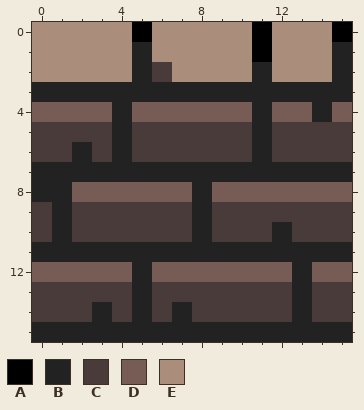
Pixel-art sprite: Legend_Of_Knight/Resources/Tilemap/Walls/CornerWallUpLeft.png. That is the earlier state.
The file is 16x16 pixels.
Palette (. is transparent): A #000000  B #222222  C #483b3a  D #775c55  E #aa8d7a
Pixels before, first column x 0:
 0 EEEEEAEEEEEAEEEA
 1 EEEEEBEEEEEAEEEB
 2 EEEEEBCEEEEBEEEB
 3 BBBBBBBBBBBBBBBB
 4 DDDDBDDDDDDBDDBD
 5 CCCCBCCCCCCBCCCC
 6 CCBCBCCCCCCBCCCC
 7 BBBBBBBBBBBBBBBB
 8 BBDDDDDDBDDDDDDD
 9 CBCCCCCCBCCCCCCC
10 CBCCCCCCBCCCBCCC
11 BBBBBBBBBBBBBBBB
12 DDDDDBDDDDDDDBDD
13 CCCCCBCCCCCCCBCC
14 CCCBCBCBCCCCCBCC
15 BBBBBBBBBBBBBBBB
And afterwards:
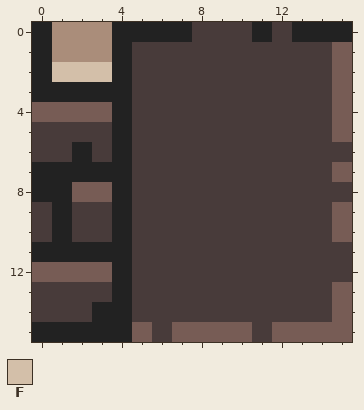
Colours new in this view: F #d3bfa9
Difference:
Colour A gives way to colour B in row 0 at x 5, 11 and 15.
Colour C gives way to colour B in rows 9 to 10 at x 4; in rows 13 to 14 at x 4.
Colour D gives way to colour B in row 8 at x 4; in row 12 at x 4.
Colour E gives way to colour B in row 0 at x 0, 4, 6 to 7 and 13 to 14; in rows 1 to 2 at x 0 and 4.
Colour A gives way to colour C in row 1 at x 11.
Colour B gives way to colour C in row 1 at x 5; in row 2 at x 5 and 11; in row 3 at x 5 to 14; in row 4 at x 11 and 14; in rows 5 to 6 at x 11; in row 7 at x 5 to 14.
Colour B gives way to colour C in rows 8 to 9 at x 8; in row 10 at x 8 and 12; in row 11 at x 5 to 15; in rows 12 to 13 at x 5 and 13; in row 14 at x 5, 7 and 13; in row 15 at x 6 and 11.
Colour D gives way to colour C in row 4 at x 5 to 10 and 12 to 13; in row 8 at x 5 to 7 and 9 to 15; in row 12 at x 6 to 12 and 14 to 15.
Colour E gives way to colour C in row 0 at x 8 to 10 and 12; in row 1 at x 6 to 10 and 12 to 14; in row 2 at x 7 to 10 and 12 to 14.
Colour B gives way to colour D in rows 1 to 3 at x 15; in row 7 at x 15; in row 15 at x 5, 7 to 10 and 12 to 15.
Colour C gives way to colour D in row 5 at x 15; in rows 9 to 10 at x 15; in rows 13 to 14 at x 15.
Colour E gives way to colour F in row 2 at x 1 to 3.
